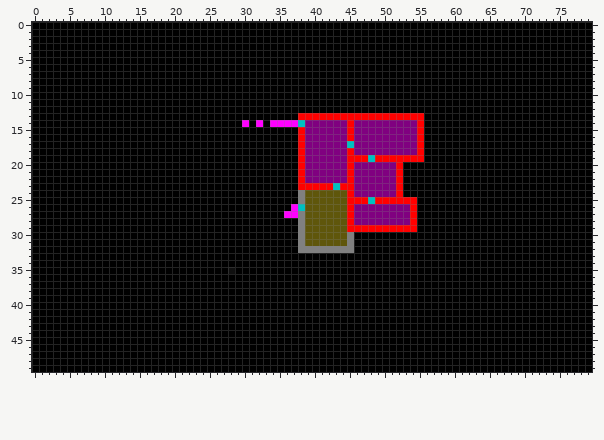
Two states of a sprite sheet, mix/missions/chelsie/lairhouse.png. The first picture shows the starting point.
The file is 80x50 pixels.
Once edited:
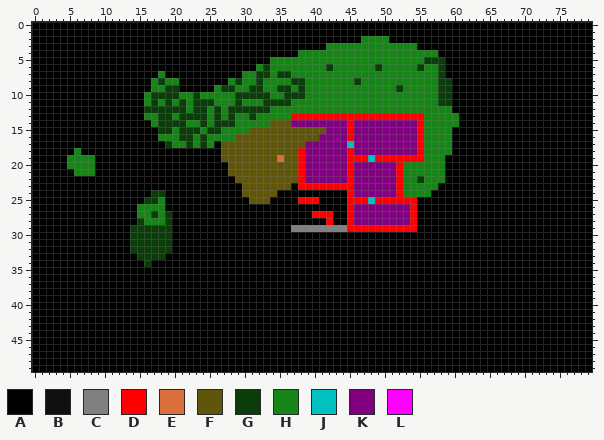
Palette (. is transparent): A #000000  B #101010  C #808080  D #ff0000  E #dc703d  F #5f560b  G #0a3d0a  H #168416  J #00c0c0  K #800080  L #ff00ff
The edit:
Changed rows in their new state; - is an unchanged pixel.
first column x 5:
 2 ------------------------------------------HHHH----------
 3 -------------------------------------HHHHHHHHHHHHH------
 4 ---------------------------------HHHHHHHHHHHHHHHHHHHH---
 5 -----------------------------HHHHHHHHHHHHHHHHHHHHHHGGG--
 6 ---------------------------HGHHHHHHHHGHHHHHHGHHHHHGHHG--
 7 -------------H-----------HHGGHGGHHHHHHHHHHHHHHHHHHHHHG--
 8 ------------HGHH-------HGHHGHHHHGGHHHHHHHGHHHHHHHHHHHGG-
 9 ------------HHGG-----HGGHHGGHHGGHGHHHHHHHHHHHHHGHHHHHGG-
10 -----------HGGGGHHGHHHHHGGGGGHHGGGHHHHHHHHHHHHHHHHHHHGG-
11 -----------HGHGHGHGGGHHHGHHHGGGGHHHHHHHHHHHHHHHHHHHHHGG-
12 -----------GGGGGGHGGHGHGGGGGGHHHHHHHHHHHHHHHHHHHHHHHHHH-
13 -----------HHGGHGGGGHGHGHHGHHHHHD------------------HHHHH
14 ------------HGGGGHHGHGGGHHHHHFFFKK-----------------HHHHH
15 -------------GGHGGGHGGHHHHFFFFFFFFFFF--------------HHHH-
16 -------------HHHGGHGHHHHFFFFFFFFFFFF---------------HHHH-
17 --------------GHHGHGH-FFFFFFFFFFFF-----------------HHHH-
18 -H--------------------FFFFFFFFFFF------------------HHHH-
19 HHHH------------------FFFFFFFFEFF------------------HHH--
20 HHHH-------------------FFFFFFFFFF---------------HHHHHH--
21 -HHH-------------------FFFFFFFFFF---------------HHHHHH--
22 ------------------------FFFFFFFFF---------------HHGHHH--
23 -------------------------FFFFFFF------D---------HHHHH---
24 ------------GG-----------FFFFF---AAAAAAA--------HHHH----
25 -----------GGH------------FFF----DDDAAAA----------------
26 ----------HHHH------------------AAAAAAAA----------------
27 ----------HHGHG----------------AAAADDDAA----------------
28 ----------GHHHG------------------AAAADAA----------------
29 ---------GGGGGG-----------------C-CCCCCC----------------
30 ---------GGGGGG------------------AAAAAAAA---------------
31 ---------GGGGGG------------------AAAAAAAA---------------
32 ---------GGGGGG------------------AAAAAAAA---------------
33 ----------GGGG------------------------------------------
34 -----------G--------------------------------------------
35 -----------------------A--------------------------------
Changed places in both pictures, as pixel boxes (x1, y1, x2, y2):
changed: (130, 36, 459, 267)
changed: (67, 148, 95, 176)
changed: (228, 267, 235, 274)
